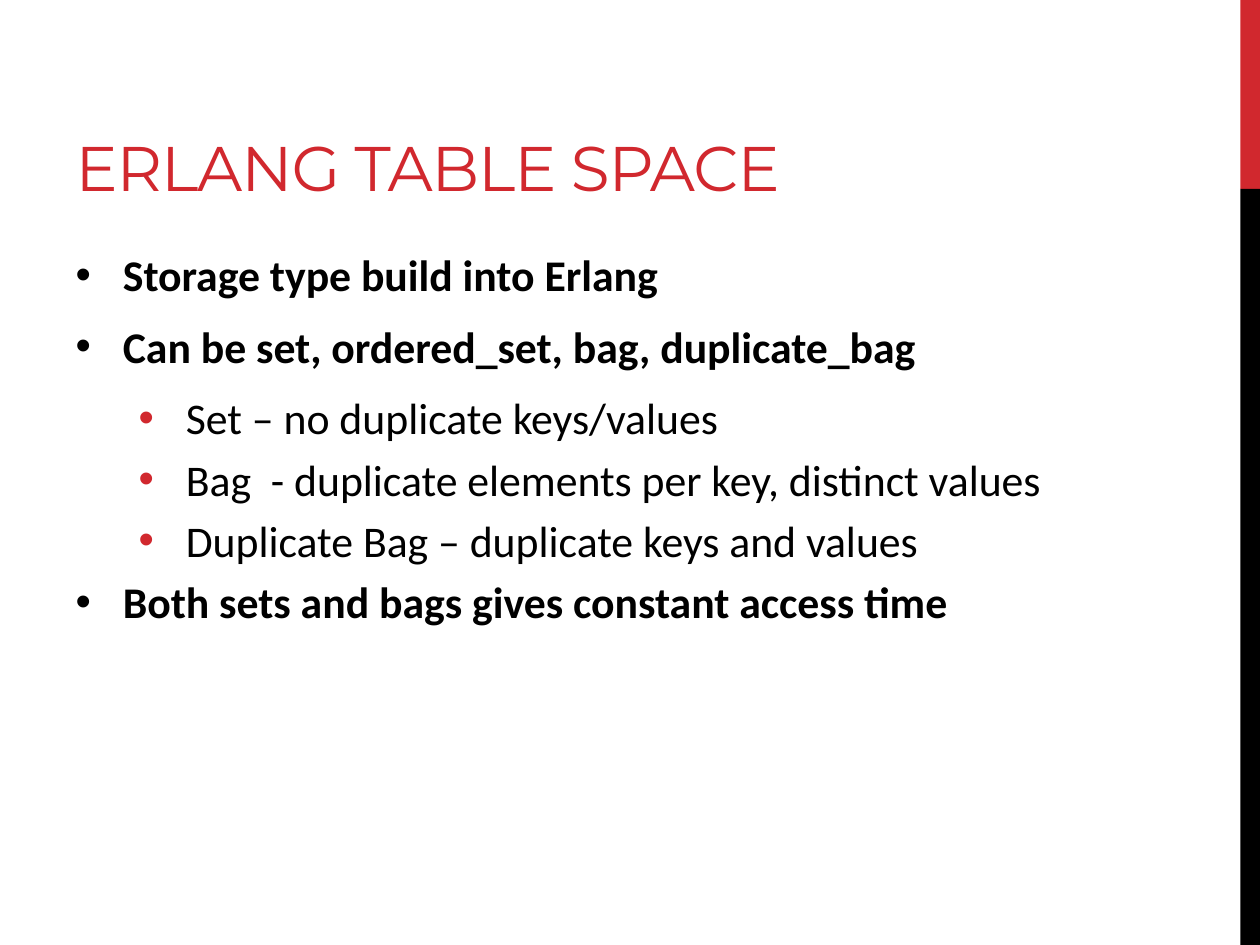
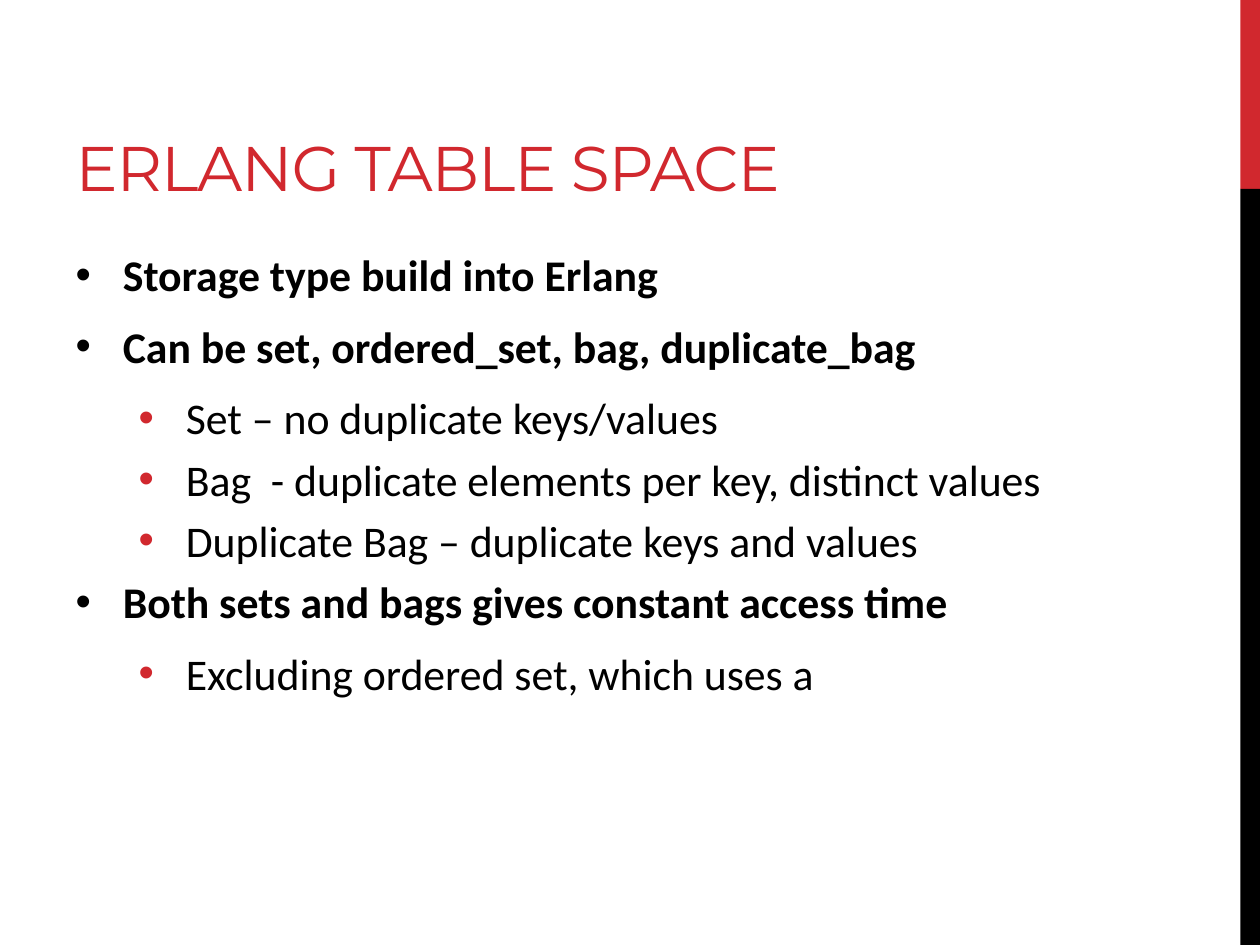
Before and after one commit to Matt8109/mcp_erlang, a slide deck: slide 19 of Presentation.pptx (slide 12 before the commit). Drawn at 1260x945 pixels with LibreOffice and Linux fonts; fonts in the diff are those of the drawing. Boxes give left, top, right and bottom in pixels: in the first picture for what was removed or moved away, otherwise in the second. Text is boxed around its words. In the diff, an @@ line names an element or a change of style, - is before the commit and + after.

```diff
--- a/Presentation.pptx
+++ b/Presentation.pptx
@@ text at (186,659,814,698): paragraph added @@
+  • Excluding ordered set, which uses a
```
Also in this commit, not shown: 1 other slide changed, 7 slides added, 1 other file.
